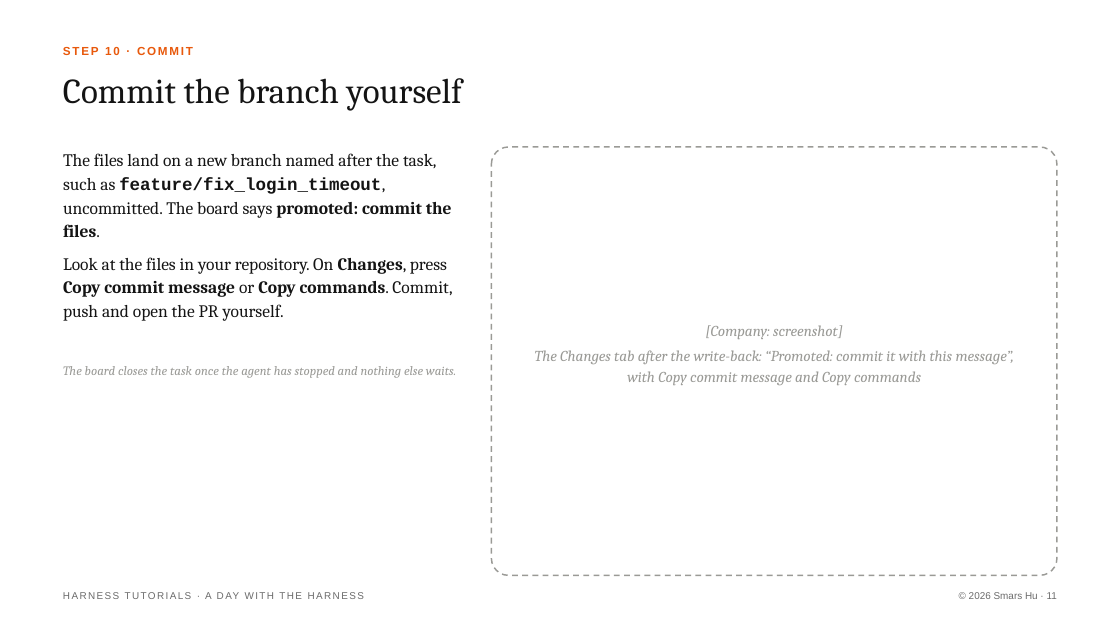
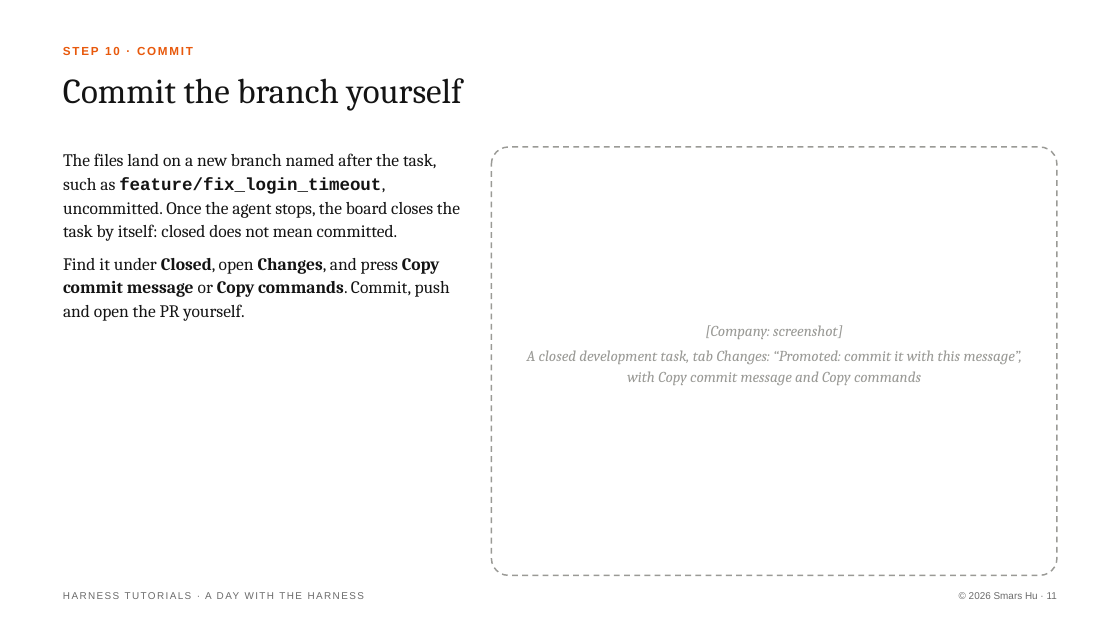
Before and after one commit to Smars-Bin-Hu/ai-exploration, a slide deck: slide 11 of source/tutorials/1_day.pptx. Drawn at 1120x630 pixels with LibreOffice and Linux fonts; fonts in the diff are those of the drawing. Boxes give left, top, right and bottom in pixels: in the first picture for what was removed or moved away, otherwise in the second. Text is boxed around its words. In the diff, an @@ line names an element or a change of style, - is before the commit and + after.

```diff
--- a/source/tutorials/1_day.pptx
+++ b/source/tutorials/1_day.pptx
@@ text at bbox=[63, 153, 460, 321]: text changed @@
-The files land on a new branch named after the task, such as feature/fix_login_timeout, uncommitted. The board says promoted: commit the files.
-Look at the files in your repository. On Changes, press Copy commit message or Copy commands. Commit, push and open the PR yourself.
+The files land on a new branch named after the task, such as feature/fix_login_timeout, uncommitted. Once the agent stops, the board closes the task by itself: closed does not mean committed.
+Find it under Closed, open Changes, and press Copy commit message or Copy commands. Commit, push and open the PR yourself.
@@ text at bbox=[527, 350, 1023, 385]: text changed @@
-The Changes tab after the write-back: “Promoted: commit it with this message”, with Copy commit message and Copy commands
+A closed development task, tab Changes: “Promoted: commit it with this message”, with Copy commit message and Copy commands
@@ text removed at bbox=[63, 366, 456, 378] @@
-The board closes the task once the agent has stopped and nothing else waits.
```
Also in this commit, not shown: 4 other slides changed, 3 other files.
